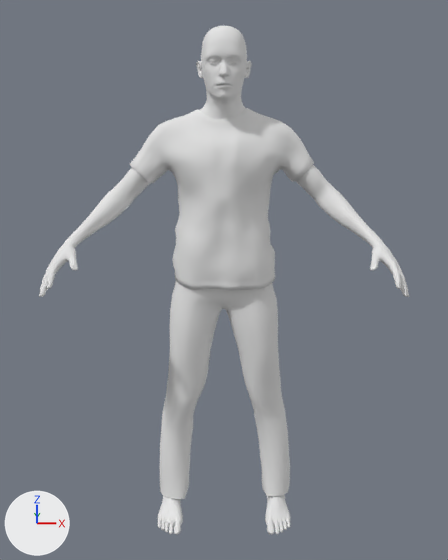
The Blender file Assets/User.blend as it was, and as the next commit left it.
The view is the same before and after, from a 50 mm camera at (0.0, -8.57, 6.03) aimed at (0.0, -0.47, 3.76). Arrows for +X, +Y and +Z are at lower left; the lights stay in place.

In view in the first picture: 'skinny-base', 'skinny-whiteshirt'.
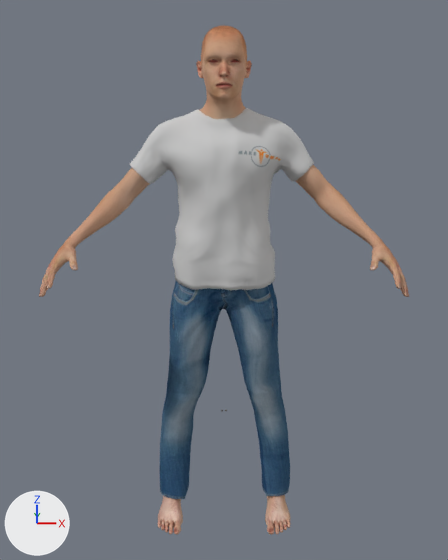
Location of each change, (x1, y1, x2, y2) in pixels of the pictures (448 x 560 px):
'skinny-whiteshirt', surface changed: (130, 108, 314, 499) in both
'skinny-base', recoloured (white to brown): (39, 26, 409, 535) in both

Edits to the bpy script that builds the scene:
```text
Add img_young_lightskinned_male_diffuse2_png:
    img_young_lightskinned_male_diffuse2_png = load_image('young_lightskinned_male_diffuse2_png', 'Dudes/textures/young_lightskinned_male_diffuse2.png', 2048, 2048, 'sRGB')
Add img_male_casualsuit06_diffuse_png:
    img_male_casualsuit06_diffuse_png = load_image('male_casualsuit06_diffuse_png', 'Dudes/textures/male_casualsuit06_diffuse.png', 2048, 2048, 'sRGB')
Add img_male_casualsuit06_normal_png:
    img_male_casualsuit06_normal_png = load_image('male_casualsuit06_normal_png', 'Dudes/textures/male_casualsuit06_normal.png', 2048, 2048, 'Non-Color')
Change mat_male_casualsuit06:
    remove # nodes: BsdfDiffuse, OutputMaterial
    nodes: AddShader x2, BsdfAnisotropic, BsdfDiffuse, BsdfRefraction, BsdfTransparent, Displacement, Math, Mix x6, MixShader, NormalMap, OutputMaterial, TexImage x2
    colours: white #ffffff, black #000000, black #1f1f1f
    uses the picture img_male_casualsuit06_diffuse_png
    uses the picture img_male_casualsuit06_normal_png
Add mat_user:
    mat_user = bpy.data.materials.new('user')
    # colours: white #ffffff, black #000000, black #1f1f1f, black #3f3f3f
    # uses the picture img_young_lightskinned_male_diffuse2_png
Change me_user_base:
    where me_user_base.from_pydata(...)  # 10958 vertices, 10892 faces; spans x -2.27..2.27, y -1.51..0.2, z 0.0..6.99
    remove me_user_base.materials.append(mat_old_caucasian_male_detailed)  # white #e7e7e7
    add me_user_base.materials.append(mat_user)
```
